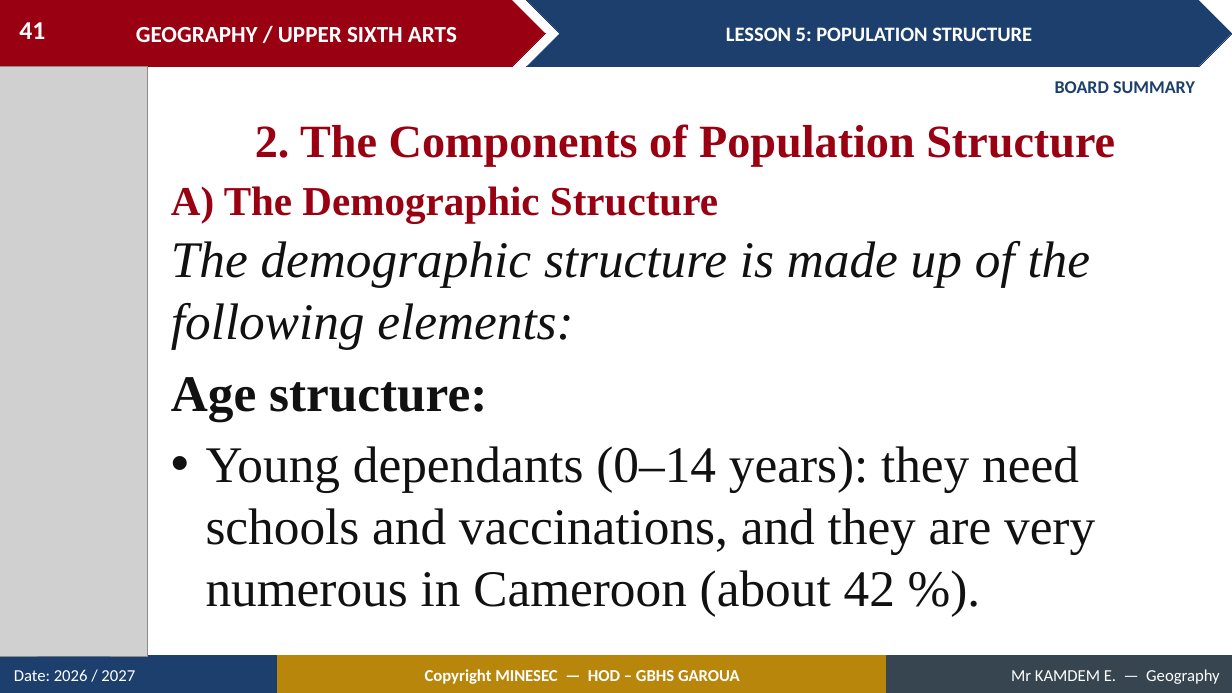
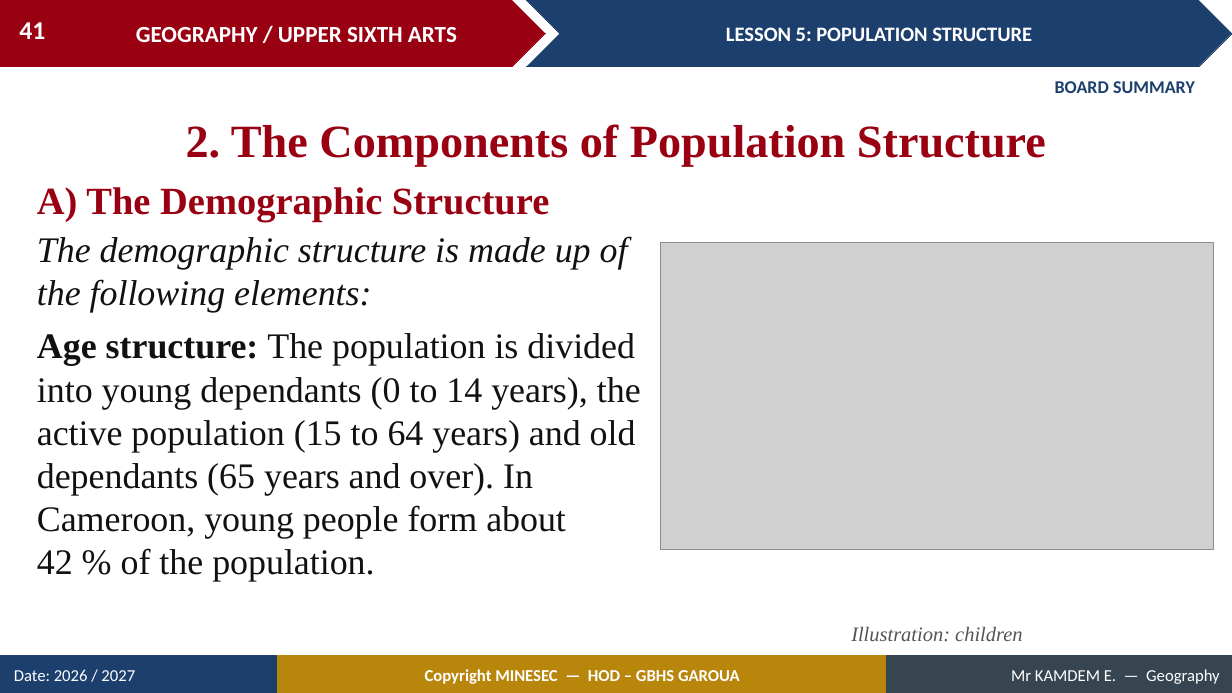
Before and after one commit to Berthautk/linea-github, a slide deck: slide 41 of lecons/USA/Population Geography/07_USA_POP_L05_Population_Structure.pptx. Drawn at 1232x693 pixels with LibreOffice and Linux fonts; fonts in the diff are those of the drawing; grey boxes stand for pictures. Boxes give left, top, right and bottom in pixels: in the first picture for what was removed or moved away, otherwise in the second. Text is boxed around its words. In the diff, an @@ line names an element or a change of style, - is before the commit and + after.

```diff
--- a/lecons/USA/Population Geography/07_USA_POP_L05_Population_Structure.pptx
+++ b/lecons/USA/Population Geography/07_USA_POP_L05_Population_Structure.pptx
@@ picture removed at <box>0,67,148,656</box> @@
@@ text "2. The Components of Population ...": place and size @@
-text "2. The Components of Population ..." at <box>255,124,1115,166</box>
+text "2. The Components of Population ..." at <box>186,124,1046,166</box>
@@ text "A) The Demographic Structure": place and size @@
-text "A) The Demographic Structure" at <box>171,186,718,222</box>
+text "A) The Demographic Structure" at <box>37,187,549,222</box>
@@ text "A) The Demographic Structure" at <box>37,187,549,222</box>: size 32 to 30 pt @@
@@ text at <box>37,237,628,312</box>: size 40 to 28 pt in "The demographic structure is made up of ..." @@
@@ text "The demographic structure is made ...": place and size @@
-text "The demographic structure is made ..." at <box>171,241,1095,616</box>
+text "The demographic structure is made ..." at <box>37,237,641,582</box>
@@ picture added at <box>661,243,1214,550</box> @@
@@ text at <box>37,333,641,582</box>: text changed; size 40 to 28 pt @@
-Age structure:
-• Young dependants (0–14 years): they need schools and vaccinations, and they are very numerous in Cameroon (about 42 %).
+Age structure: The population is divided into young dependants (0 to 14 years), the active population (15 to 64 years) and old dependants (65 years and over). In Cameroon, young people form about 42 % of the population.
@@ text added at <box>851,626,1022,641</box>, 16 pt, text #555555, italic @@
+Illustration: children
```
Also in this commit, not shown: 14 other slides changed, 6 slides removed, 25 other files.
